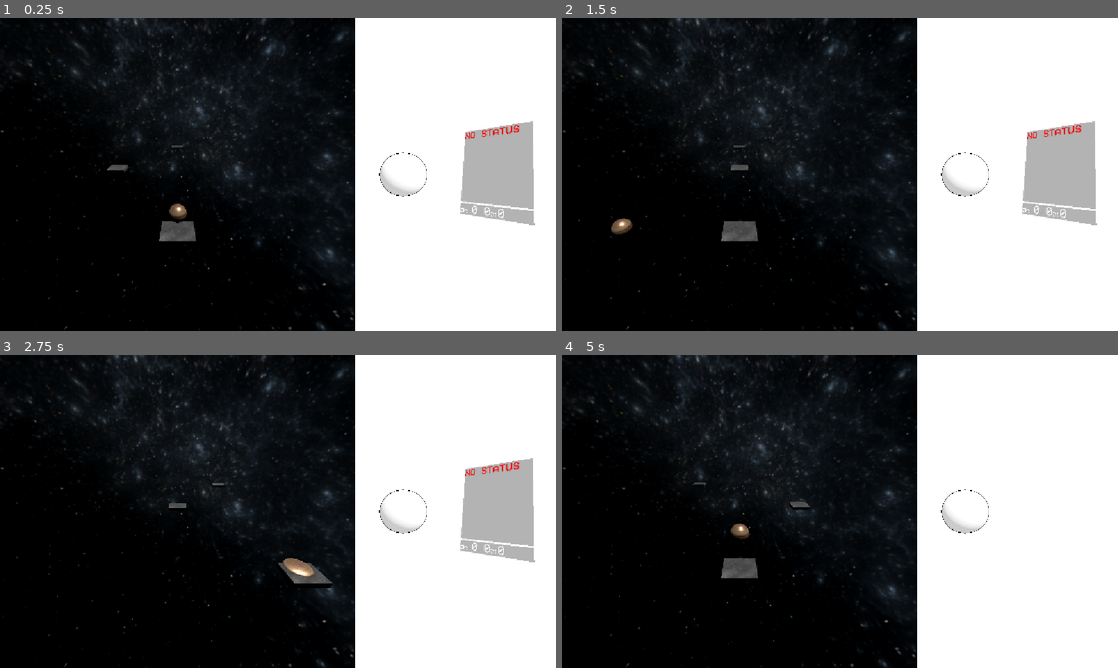
Above: before the commit, frames 1-4 (two rows, left to right).
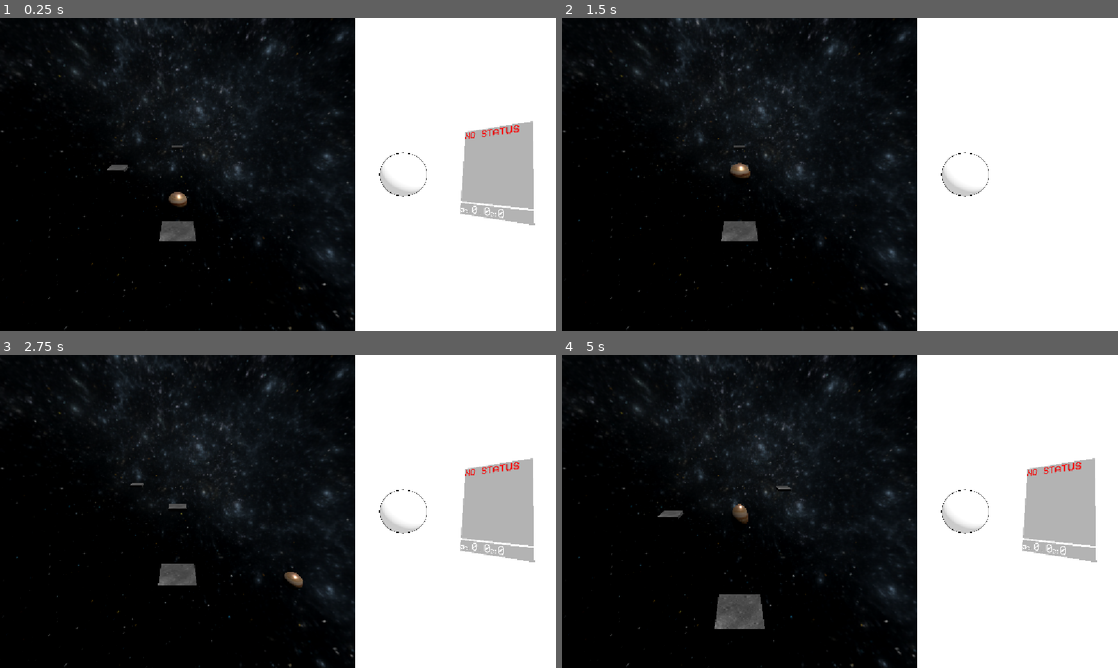
Above: after the commit, the same moments.

Repository: AnCarsenat/DopamineBounce
Game: Godot game, scene res://main_game.tscn
Two runs of this game, one before a commit and one after it. Both use one fixed random seed, a clock stepped at 60 frames per second and the inputs below.
Inputs (mouse positions are in pixels of both pictures, inside the frame that each line leads up to):
- Up to frame 1 (0.25 s): no input
- Up to frame 2 (1.5 s): move the mouse to (962, 158) at 0.52 s; hold Right (ui_right) 0.53-1.28 s; click (962, 158) at 0.67 s; tap Space (jump) at 0.77 s; move the mouse to (728, 190) at 1.27 s; hold Left (ui_left) from 1.28 s (still down)
- Up to frame 3 (2.75 s): tap Space (jump) at 1.52 s; move the mouse to (333, 442) at 2.02 s; release Left (ui_left) at 2.03 s; hold Right (ui_right) from 2.03 s (still down)
- Up to frame 4 (5 s): move the mouse to (812, 574) at 2.77 s; click (812, 574) at 2.92 s; tap Space (jump) at 3.02, 3.77, 4.52 s; move the mouse to (1006, 558) at 3.52 s; release Right (ui_right) at 3.53 s; hold Left (ui_left) from 3.53 s (still down); move the mouse to (673, 464) at 4.27 s

The runs differ from the first frame. In frame 1, 0.2% of the frame differs, in the area x 30-34%, y 55-66%; in frame 2, 3.9%; in frame 3, 1.1%; in frame 4, 5.5%, in the area x 17-97%, y 32-88%.

Commit message:
made it so that bpm is 70 and song is slowed down to pitch below 85bpm

Diff:
--- a/dopamine-bouce/game_speed.gd
+++ b/dopamine-bouce/game_speed.gd
@@ -5,13 +5,13 @@
 ## multiplier is derived from it so one platform passes every beat. The music
 ## track whose BPM is closest plays, pitch-shifted to match the exact BPM.
 
-@export var start_bpm: float = 85.0
+@export var start_bpm: float = 70.0
 @export var max_bpm: float = 105.0
 ## Seconds of play to go from start_bpm to max_bpm.
 @export var ramp_time: float = 90.0
 ## Beats between two platforms. 1 = bounce on every beat, 2 = every other beat.
 @export var beats_per_platform: int = 1
-## Pitch-shift the track so it matches the BPM exactly between 85 and 105.
+## Pitch-shift the track so it matches the BPM exactly (below 85 the 85 track is slowed down).
 @export var match_pitch: bool = true
 
 ## BPM -> track. Each track must start on a beat.
@@ -22,7 +22,7 @@
 
 ## Seconds between platforms at multiplier 1. Set by the ball from its bounce physics.
 var base_beat_time: float = 1.2
-var bpm: float = 85.0
+var bpm: float = 70.0
 var multiplier: float = 1.0
 
 var _player: AudioStreamPlayer
